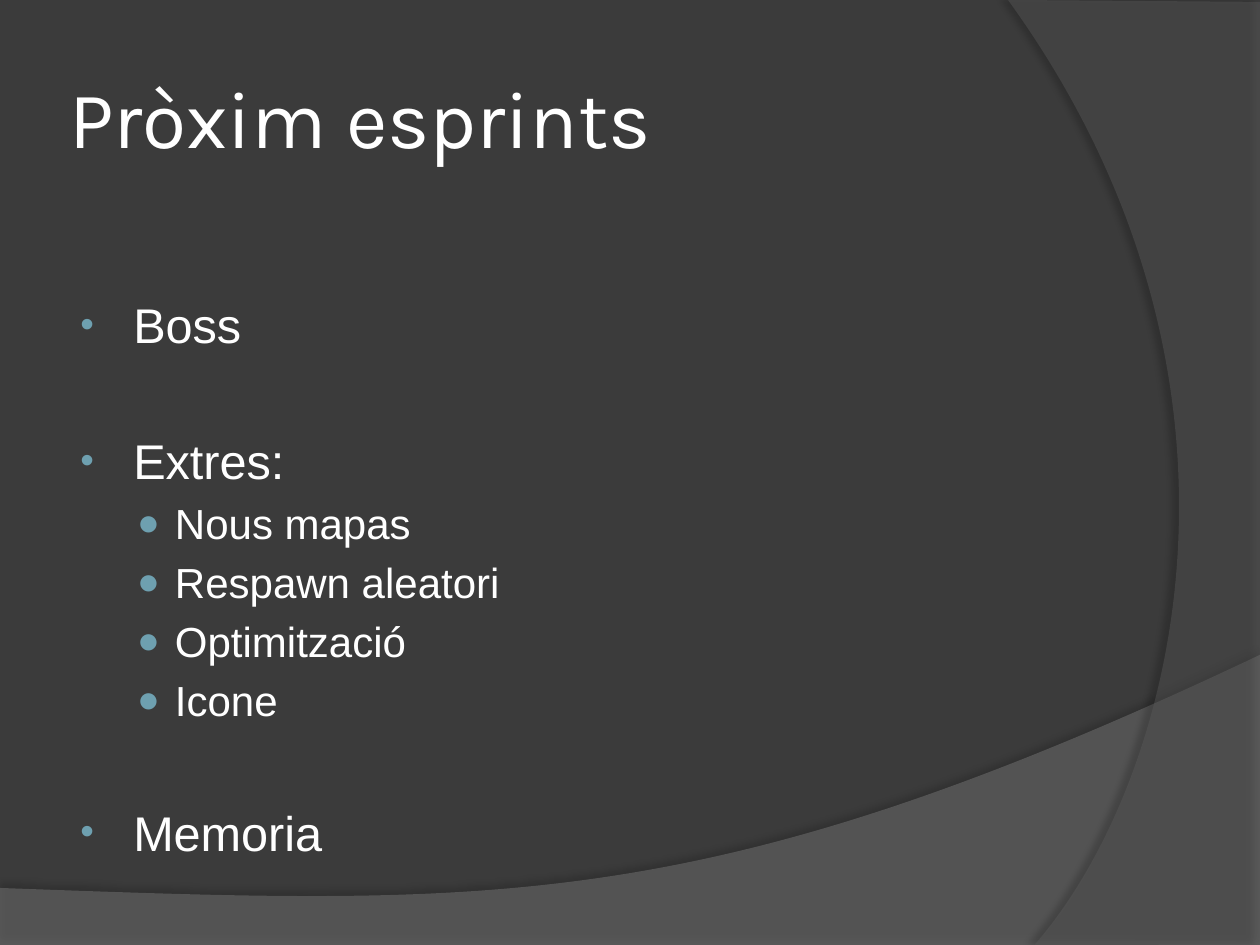
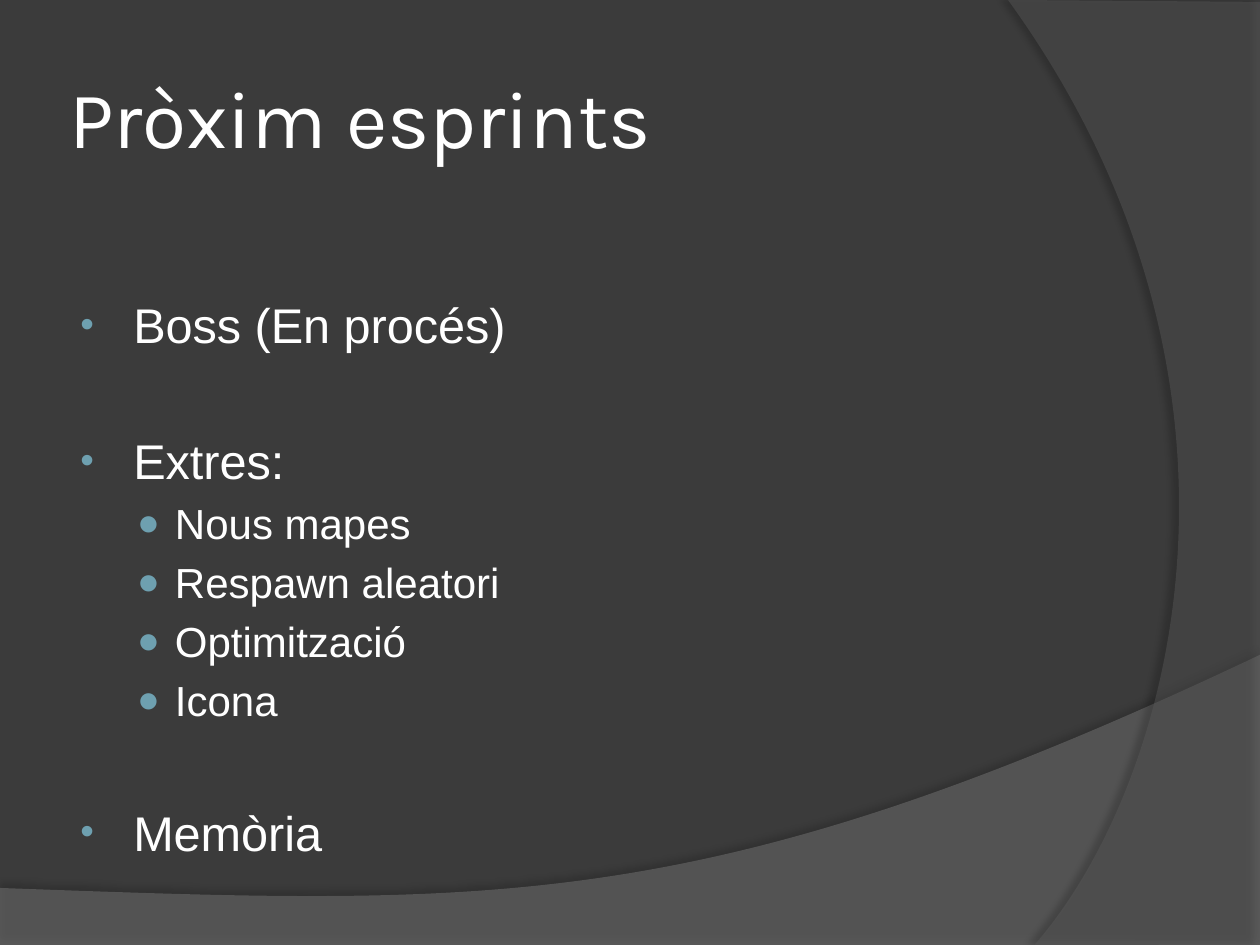
Before and after one commit to OriolGarciaFores/Projecte_Storm_Bullets, a slide deck: slide 9 of M013_UF1_Prototip_2_Oriol_Garcia/Prototip 2.pptx. Drawn at 1260x945 pixels with LibreOffice and Linux fonts; fonts in the diff are those of the drawing. Boxes give left, top, right and bottom in pixels: in the first picture for what was removed or moved away, otherwise in the second. Text is boxed around its words. In the diff, an @@ line names an element or a change of style, - is before the commit and + after.

```diff
--- a/M013_UF1_Prototip_2_Oriol_Garcia/Prototip 2.pptx
+++ b/M013_UF1_Prototip_2_Oriol_Garcia/Prototip 2.pptx
@@ text at <box>133,307,506,352</box>: text changed @@
-• Boss
+• Boss (En procés)
@@ text at <box>175,510,411,547</box>: text changed @@
-  ● Nous mapas
+  ● Nous mapes
@@ text at <box>133,687,322,852</box>: text changed @@
-  ● Icone
-• Memoria
+  ● Icona
+• Memòria
```
Also in this commit, not shown: 2 other slides changed, 2 other files.
